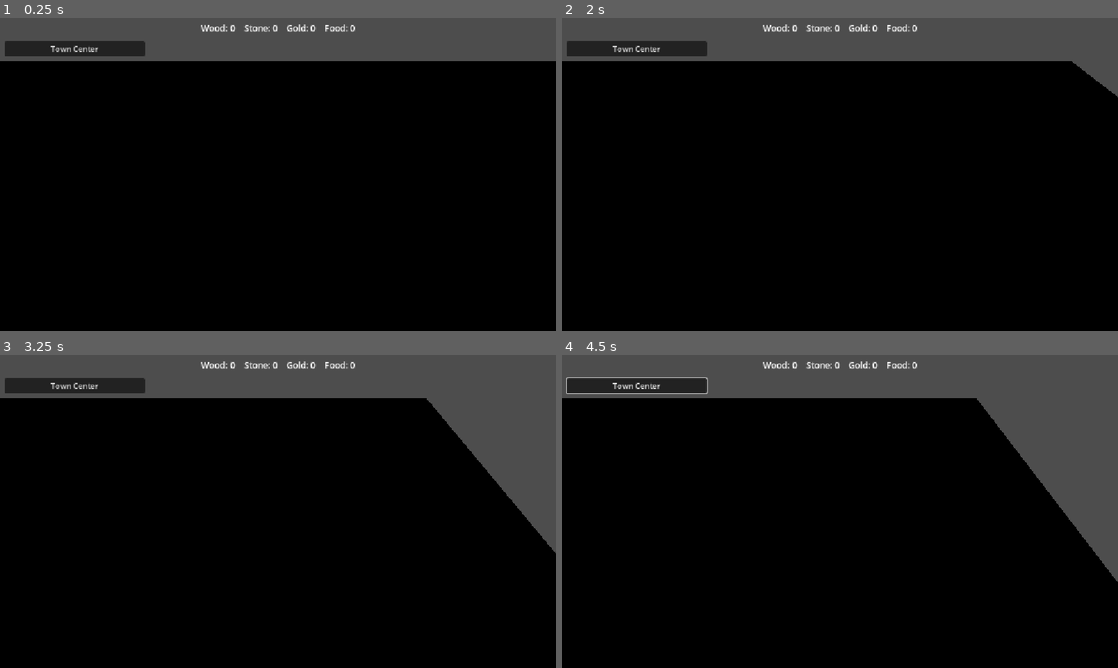
Above: before the commit, frames 1-4 (two rows, left to right).
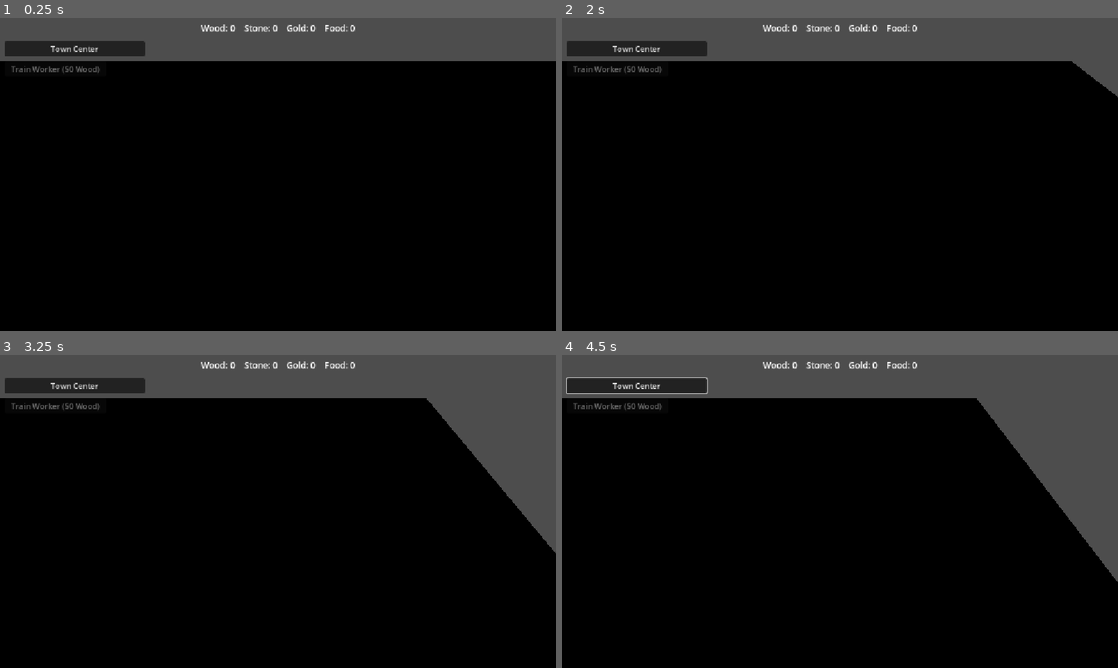
Above: after the commit, the same moments.

Repository: Ferrum-t/RTS-Game
Game: Godot game, scene res://Scenes/World/World.tscn
The game is run twice, just before and just after one commit, with the same random seed, the same clock (stepped at 60 frames per second) and the same inputs.
Inputs (mouse positions are in pixels of both pictures, inside the frame that each line leads up to):
- Up to frame 1 (0.25 s): no input
- Up to frame 2 (2 s): click "Town Center" at 0.5 s; tap Enter at 1.25 s; move the mouse to (962, 158) at 1.27 s; hold D (move_right) from 1.28 s (still down); click (962, 158) at 1.42 s
- Up to frame 3 (3.25 s): release D (move_right) at 2 s; drag from (166, 527) to (250, 574) at 2.02 s; move the mouse to (333, 442) at 2.77 s; hold D (move_right) from 2.78 s (still down)
- Up to frame 4 (4.5 s): release D (move_right) at 3.5 s; drag from (812, 574) to (673, 464) at 3.52 s; move the mouse to (1006, 558) at 4.27 s; hold Left (move_left) from 4.28 s (still down)

The runs differ from the first frame. In frame 1, 0.2% of the frame differs, in the area x 2-18%, y 15-18%; in frame 2, 0.2%; in frame 3, 0.2%; in frame 4, 0.2%.

Commit message:
Add Train Worker: TownCenter production + UI button (50 wood, 3s)

Diff:
--- a/Scenes/UI/ui.tscn
+++ b/Scenes/UI/ui.tscn
@@ -4,6 +4,7 @@
 [ext_resource type="Resource" path="res://Data/BuildCatalog.tres" id="2_de23q"]
 [ext_resource type="PackedScene" path="res://Scenes/UI/BuildButton.tscn" id="3_c7mb3"]
 [ext_resource type="Script" path="res://Scripts/UI/ResourceUI.gd" id="4_resui"]
+[ext_resource type="Script" path="res://Scripts/UI/TrainWorkerButton.gd" id="5_train"]
 
 [node name="UI" type="CanvasLayer"]
 
@@ -31,3 +32,11 @@
 
 [node name="VBoxContainer" type="VBoxContainer" parent="BuildPanel"]
 layout_mode = 2
+
+[node name="TrainWorkerButton" type="Button" parent="."]
+offset_left = 10.0
+offset_top = 90.0
+offset_right = 220.0
+offset_bottom = 120.0
+text = "Train Worker (50 Wood)"
+script = ExtResource("5_train")
--- a/Scripts/Buildings/TownCenter.gd
+++ b/Scripts/Buildings/TownCenter.gd
@@ -1,9 +1,67 @@
 extends BaseBuilding
 
 class_name TownCenter
+
+@export var worker_scene: PackedScene
+@export var train_cost_wood: int = 50
+@export var train_time: float = 3.0
+@export var spawn_offset: Vector3 = Vector3(3.0, 0.0, 0.0)
+
+var is_training: bool = false
+var train_timer: float = 0.0
 
 
 func _ready() -> void:
 	super()
 	add_to_group("Obstacle")
+	if worker_scene == null:
+		worker_scene = load("res://Scenes/Units/worker.tscn") as PackedScene
 	print("TownCenter ready at: ", global_position)
+
+
+func _process(delta: float) -> void:
+	if not is_training:
+		return
+
+	train_timer -= delta
+	if train_timer <= 0.0:
+		_finish_training()
+
+
+func try_train_worker() -> bool:
+	if is_training:
+		print("TownCenter: already training a Worker")
+		return false
+
+	var rm := get_node_or_null("/root/ResourceManager")
+	if rm == null:
+		push_warning("ResourceManager not found")
+		return false
+
+	if not rm.spend(train_cost_wood):
+		print("TownCenter: not enough wood (need ", train_cost_wood, ")")
+		return false
+
+	is_training = true
+	train_timer = train_time
+	print("TownCenter: training Worker... (", train_time, "s)")
+	return true
+
+
+func _finish_training() -> void:
+	is_training = false
+	train_timer = 0.0
+
+	if worker_scene == null:
+		push_error("TownCenter: worker_scene is null")
+		return
+
+	var worker := worker_scene.instantiate()
+	var units_parent := get_tree().current_scene.get_node_or_null("Units")
+	if units_parent == null:
+		units_parent = get_tree().current_scene
+
+	units_parent.add_child(worker)
+	worker.global_position = global_position + spawn_offset
+
+	print("TownCenter: Worker trained at ", worker.global_position)
--- /dev/null
+++ b/Scripts/UI/TrainWorkerButton.gd
@@ -0,0 +1,35 @@
+extends Button
+
+## Requests the first available Town Center to train a Worker.
+
+
+func _ready() -> void:
+	text = "Train Worker (50 Wood)"
+	pressed.connect(_on_pressed)
+
+	var rm := get_node_or_null("/root/ResourceManager")
+	if rm:
+		rm.resources_changed.connect(_on_resources_changed)
+		_on_resources_changed()
+
+
+func _on_resources_changed() -> void:
+	var rm := get_node_or_null("/root/ResourceManager")
+	if rm == null:
+		return
+	disabled = rm.wood < 50
+
+
+func _on_pressed() -> void:
+	var bm := get_node_or_null("/root/BuildingManager")
+	if bm == null:
+		push_warning("BuildingManager not found")
+		return
+
+	if bm.town_centers.is_empty():
+		print("Train Worker: no Town Center built yet")
+		return
+
+	var tc = bm.town_centers[0]
+	if tc and tc.has_method("try_train_worker"):
+		tc.try_train_worker()
